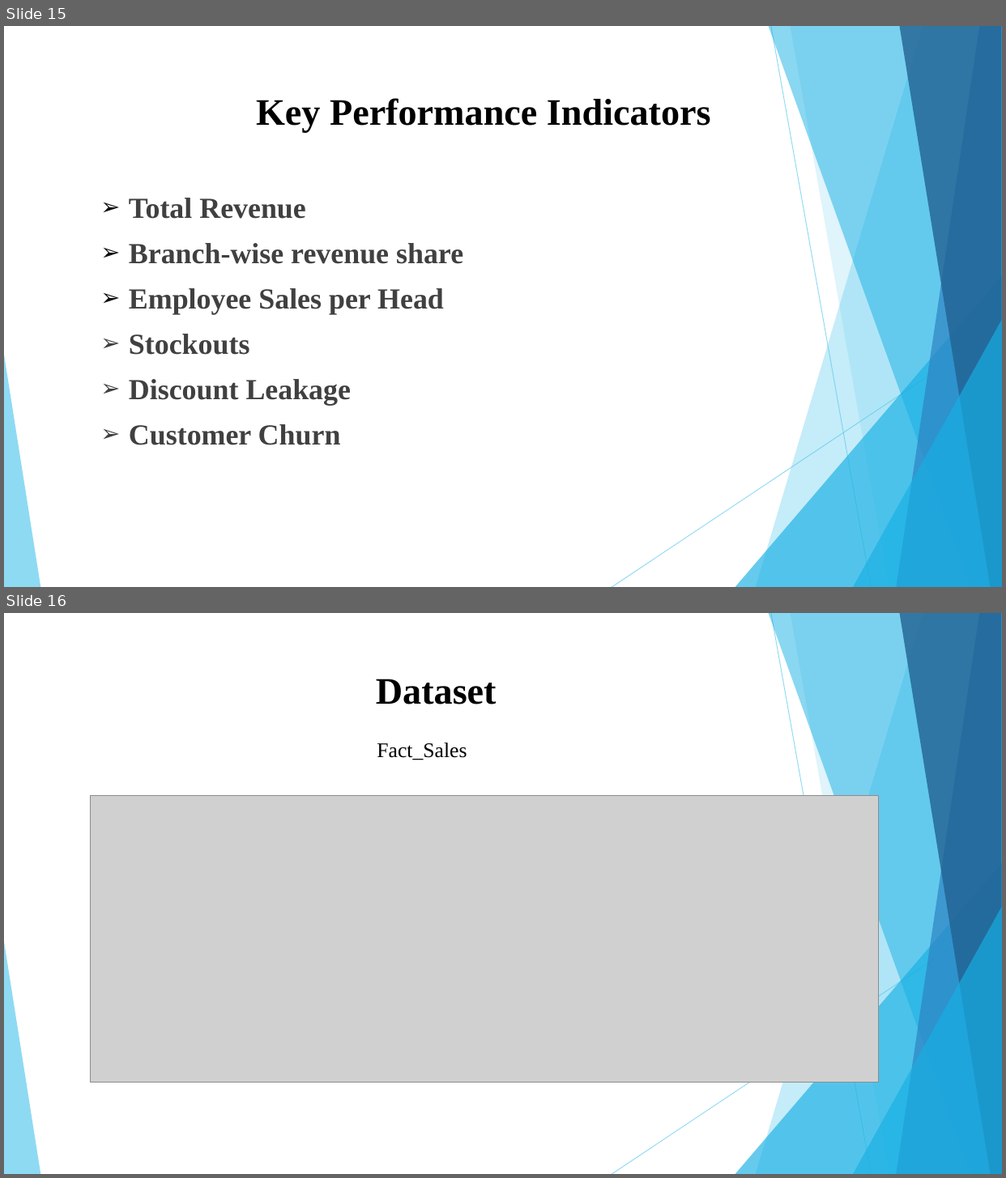
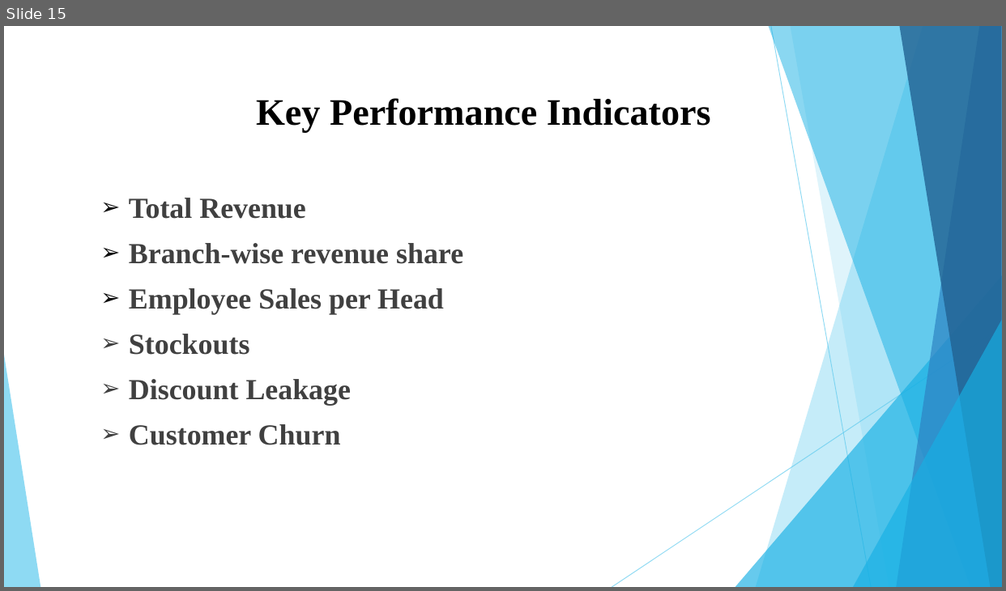
Before and after one commit to HemalaR/Smart-Analytics-For-Fashion-Sales, a slide deck: Smart Retail Analytics for Fashion Sales (1).pptx. Shown one above the other, each under a label of ours: slides 15 and 16 before the commit, slide 15 after it. The pictures are 1006x1178 and 1006x591 pixels, drawn with LibreOffice and Linux fonts; fonts in the diff are those of the drawing; grey boxes stand for pictures. Boxes give left, top, right and bottom in pixels: in the first picture for what was removed or moved away, otherwise in the second. Text is boxed around its words. In the diff, an @@ line names an element or a change of style, - is before the commit and + after.

```diff
--- a/Smart Retail Analytics for Fashion Sales (1).pptx
+++ b/Smart Retail Analytics for Fashion Sales (1).pptx
@@ slide 16 removed at [4,613,1002,1174], background #FFFFFF; not listed: 10 template elements that a slide beside it also shows @@
@@ title removed at [376,679,496,705] @@
-Dataset
@@ text removed at [377,743,467,760] @@
-Fact_Sales
@@ picture removed at [91,796,879,1082] @@
```
Also in this commit, not shown: 4 slides changed, 2 slides added, 1 other slide removed, 3 other files.
